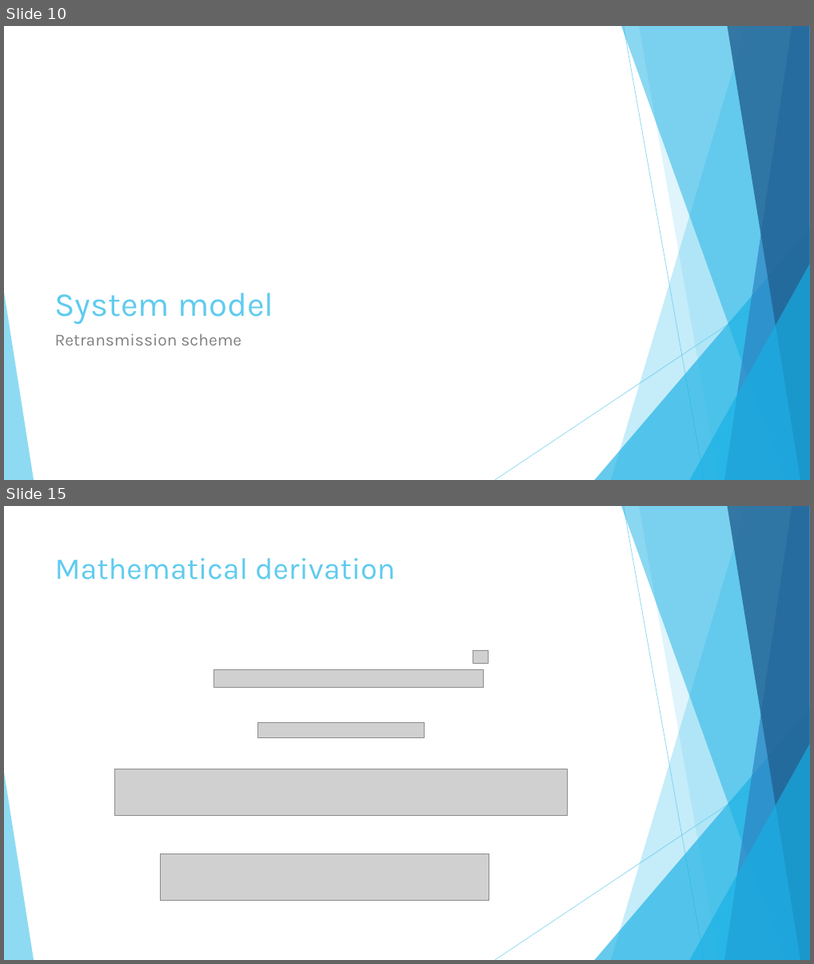
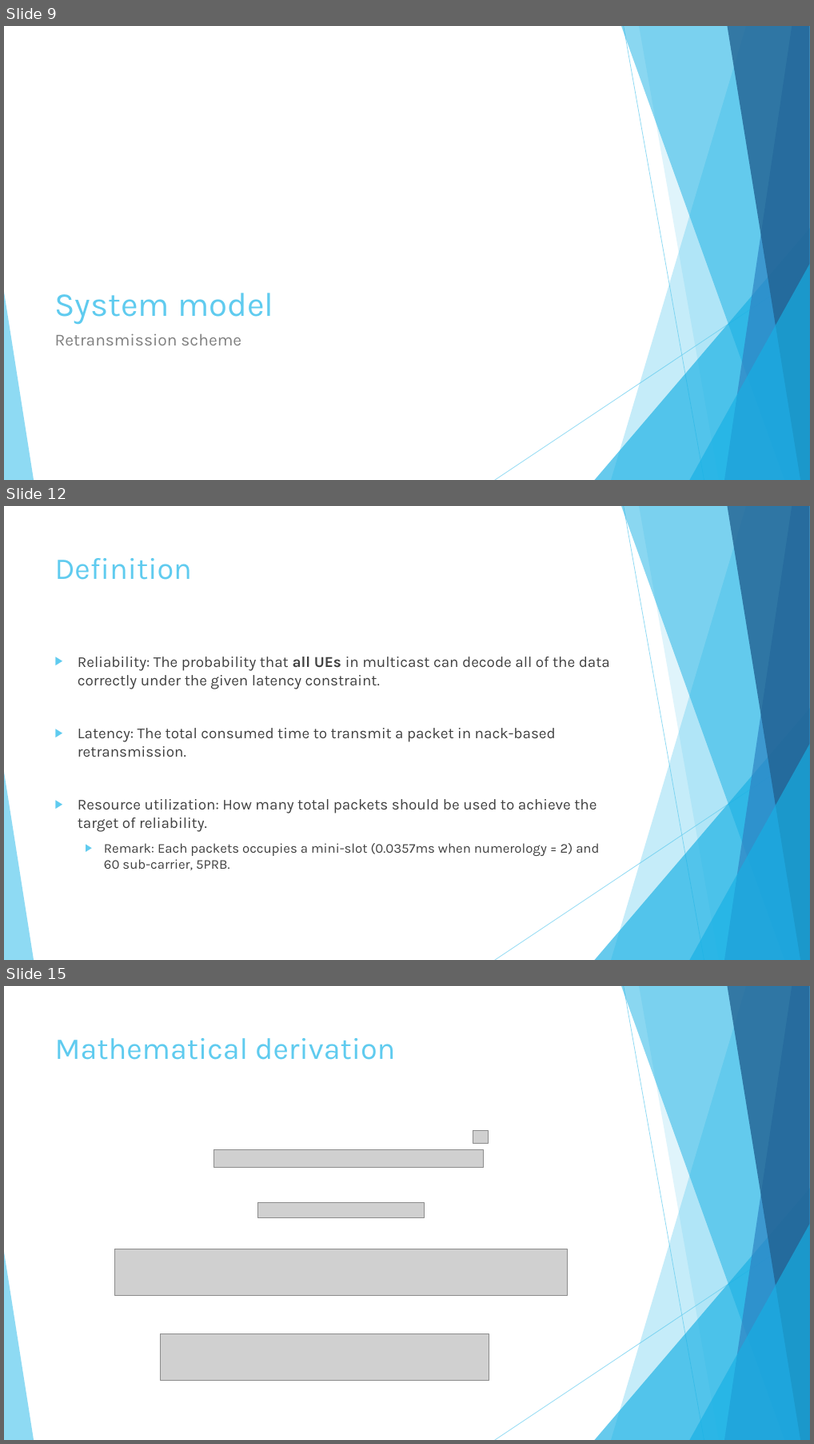
Before and after one commit to hungchun0201/Reliable_multicast_simulation, a slide deck: Final_project_reliable_multicast_retransmission_scheme.pptx. Shown one above the other, each under a label of ours: slides 10 and 15 before the commit, slides 9, 12 and 15 after it; the slides between them are not shown. The pictures are 814x964 and 814x1444 pixels, drawn with LibreOffice and Linux fonts; fonts in the diff are those of the drawing; grey boxes stand for pictures. Boxes give left, top, right and bottom in pixels: in the first picture for what was removed or moved away, otherwise in the second. Text is boxed around its words. In the diff, an @@ line names an element or a change of style, - is before the commit and + after.

```diff
--- a/Final_project_reliable_multicast_retransmission_scheme.pptx
+++ b/Final_project_reliable_multicast_retransmission_scheme.pptx
@@ slide 12 added at (4,506,810,960), background #FFFFFF; not listed: 10 template elements that a slide beside it also shows @@
@@ title added at (55,558,192,580), 36 pt, text #5FCBEF @@
+Definition
@@ text added at (78,656,610,870), 18 pt, text #404040 @@
+▶ Reliability: The probability that all UEs in multicast can decode all of the data correctly under the given latency constraint.
+▶ Latency: The total consumed time to transmit a packet in nack-based retransmission.
+▶ Resource utilization: How many total packets should be used to achieve the target of reliability.
+  ▶ Remark: Each packets occupies a mini-slot (0.0357ms when numerology = 2) and 60 sub-carrier, 5PRB.
@@ what was slide 10 is now slide 9 @@
```
Also in this commit, not shown: 14 slides changed, 12 other slides added, 4 slides removed, 14 other files.
